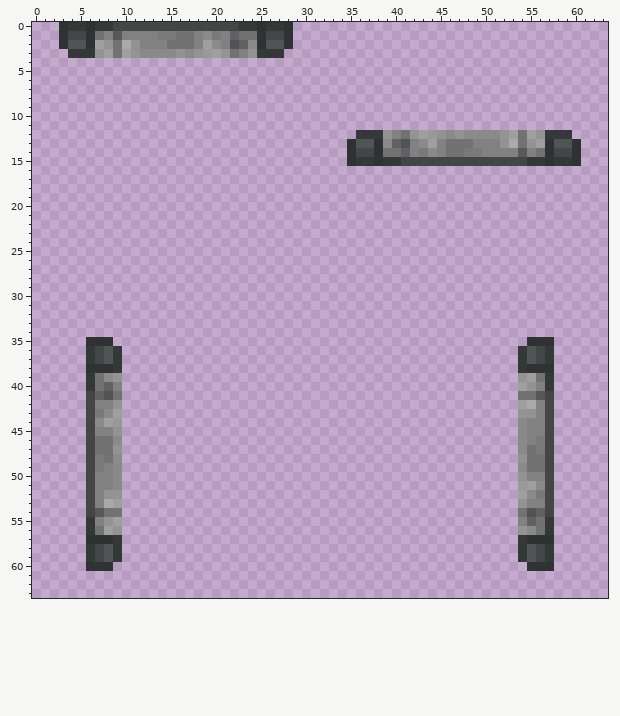
Pixel-art sprite: Resources/Textures/Structures/Wallmounts/Lighting/light_tube.rsi/burned.png. The picture above was drawn from the file before the commit.
The file is 64x64 pixels. Colours within 5 levels of each other are drawn and written as one.
New version:
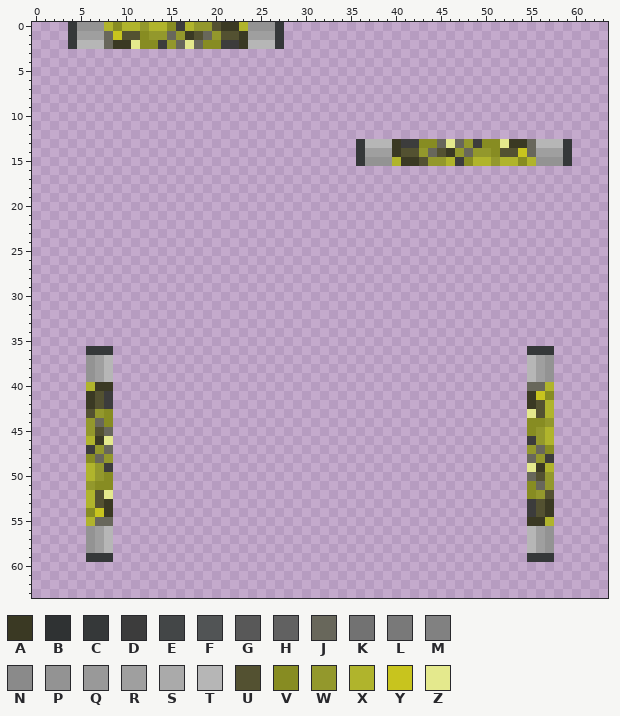
Palette (. is transparent): A #3a3923  B #2f3233  C #353839  D #3c3c3c  E #434647  F #515455  G #585858  H #616161  J #68675b  K #727272  L #797979  M #818181  N #8a8a8a  P #939393  Q #999999  R #9f9f9f  S #aaaaaa  T #b6b6b6  U #535131  V #878c22  W #93982c  X #b0b42c  Y #c8c41e  Z #e4e98d
The exact change:
@@ x 1..30 @@
- 0 ..BCCBCCEEEEEEEEEEEEEECCBCCB..
- 1 ..BEEBKMGMMMMLLKKMNLMHKKBEEB..
- 2 ..BFFBRPKSPMMMKKKMRNMFHNBFFB..
- 3 ...CCCPRKRPNNNNPNPQRPKMPCCC...
+ 0 ...CPPPXVXXWXXVDXWWUAAXPPPC...
+ 1 ...CRRRJYUUVWWJWAUJWUUARRRC...
+ 2 ...CTTTJAAZVVDWJZJVVDDATTTC...
+ 3 ..............................
  4 ..............................
@@ x 33..62 @@
 11 ..............................
-12 ...CCCPMKPRQPNPNNNNPRKRPCCC...
-13 ..BFFBNHFMNRMKKKMMMPSKPRBFFB..
-14 ..BEEBKKHMLNMKKLLMMMMGMKBEEB..
-15 ..BCCBCCEEEEEEEEEEEEEECCBCCB..
+12 ..............................
+13 ...CTTTADDVVJZJWDVVZAAJTTTC...
+14 ...CRRRAUUWJUAWJWWVUUYJRRRC...
+15 ...CPPPXAAUWWXDVXXWXXVXPPPC...
 16 ..............................
@@ x 0..63 @@
 34 ................................................................
-35 ......BBB..............................................BBB......
-36 ......CEFC............................................CFEC......
-37 ......CEFC............................................CFEC......
-38 ......BBBC............................................CBBB......
-39 ......CKNP............................................PRKC......
-40 ......CKHM............................................RPMC......
-41 ......EHFK............................................KKGE......
-42 ......EMMP............................................RSME......
-43 ......ELNR............................................PPME......
-44 ......ENRQ............................................NMME......
-45 ......EMMP............................................NMME......
-46 ......EKKN............................................NMLE......
-47 ......EKKP............................................NKLE......
-48 ......ELKN............................................PKKE......
-49 ......ELMN............................................NKKE......
-50 ......EMMN............................................PMME......
-51 ......EMMN............................................QRNE......
-52 ......EMPP............................................RNLE......
-53 ......EMSR............................................PMME......
-54 ......EGKK............................................KFHE......
-55 ......CMPR............................................MHKC......
-56 ......CKRP............................................PNKC......
-57 ......BBBC............................................CBBB......
-58 ......CEFC............................................CFEC......
-59 ......CEFC............................................CFEC......
-60 ......BBB..............................................BBB......
+35 ................................................................
+36 ......CCC..............................................CCC......
+37 ......PRT..............................................TRP......
+38 ......PRT..............................................TRP......
+39 ......PRT..............................................TRP......
+40 ......XAA..............................................JJX......
+41 ......AUD..............................................AYV......
+42 ......AUD..............................................AUX......
+43 ......UWV..............................................ZUX......
+44 ......WJV..............................................VVW......
+45 ......WUJ..............................................VWX......
+46 ......XAZ..............................................DWX......
+47 ......DWJ..............................................WJV......
+48 ......VJW..............................................JWD......
+49 ......XWD..............................................ZAX......
+50 ......XWV..............................................JUW......
+51 ......WVV..............................................VJW......
+52 ......XUZ..............................................VWU......
+53 ......XUA..............................................DUA......
+54 ......VYA..............................................DUA......
+55 ......XJJ..............................................AAX......
+56 ......PRT..............................................TRP......
+57 ......PRT..............................................TRP......
+58 ......PRT..............................................TRP......
+59 ......CCC..............................................CCC......
+60 ................................................................
 61 ................................................................
Changed places in both pictures, as pixel boxes (x1, y1, x2, y2):
changed: (59, 22, 293, 58)
changed: (347, 130, 581, 166)
changed: (86, 337, 122, 571)
changed: (518, 337, 554, 571)
